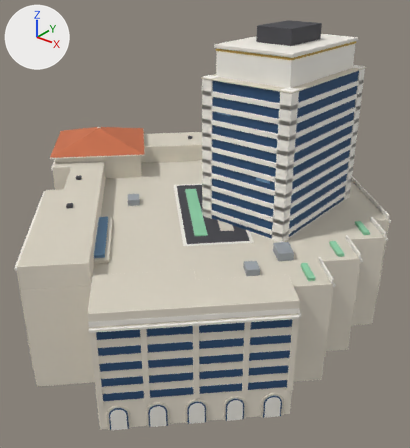
The Blender file artifacts/345-spear/345-spear.blend, before and after one commit.
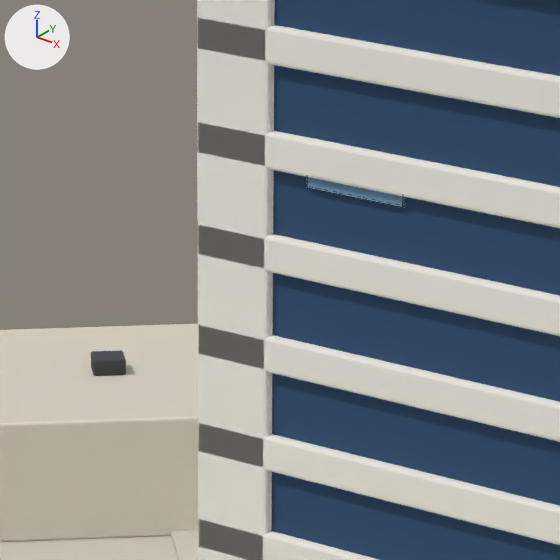
The first picture shows the older version from a 50 mm lens placed at (92.9, -110.0, 83.7), pointed at (8.0, -3.8, 17.9). The close-ups show the older and then the newer version on the part from 43% to 61% of the width and 20% to 37% of the height of that picture. Only the edits that show in the close-ups are written down. Every picture has the same lights, and +X, +Y and +Z are marked at upper left. The close-ups show mesh edges as thin lines.

Objects in the first close-up: 'body', 'twr_band_4', 'twr_band_5', 'twr_band_6', 'twr_band_7', 'twr_band_8', 'twr_band_9', 'twr_core', 'twr_lit_3', 'twr_pier_-1_-1', 'upper_bar', 'vent_2' and 1 more.
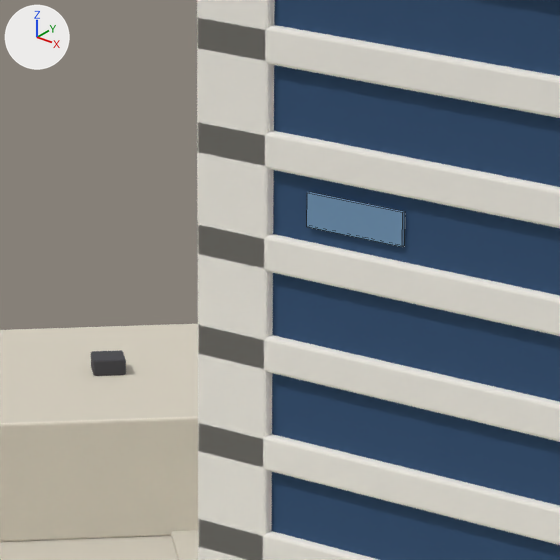
Pixel boxes (x1, y1, x2, y2) of what changed, in the close-ups (560 x 560 px):
'twr_lit_3', moved
    before: (307, 177, 405, 207)
    after: (307, 192, 405, 247)

The edits, one by one:
me_twr_lit_3 is used by ob_twr_lit_3; location (0.0, 0.0, 0.0).
me_twr_lit_3 had 8 vertices, 6 faces and spanned x 17.01..20.61, y -10.76..-10.64, z 50.6..51.65.
me_twr_lit_3 now has 8 vertices, 6 faces and spans x 17.01..20.61, y -10.76..-10.64, z 49.4..50.45.
me_twr_lit_3 part 1: the whole mesh is moved by (0.0, 0.0, -1.2).
